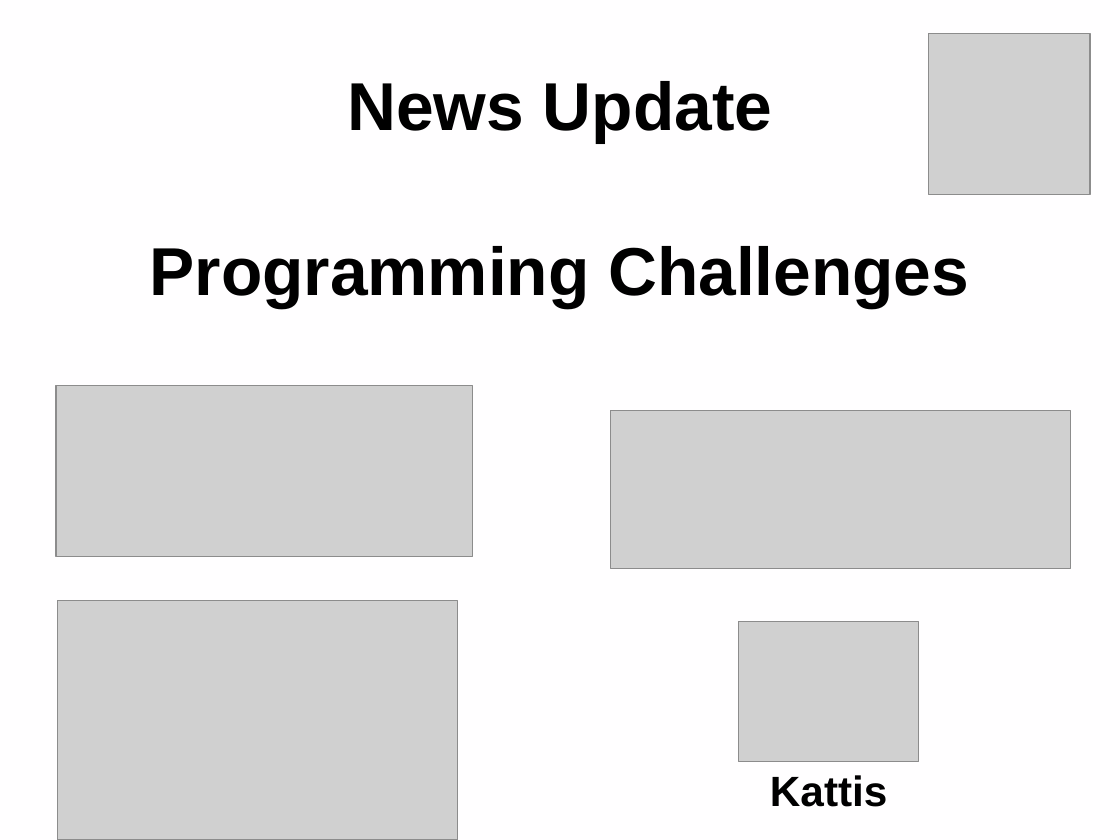
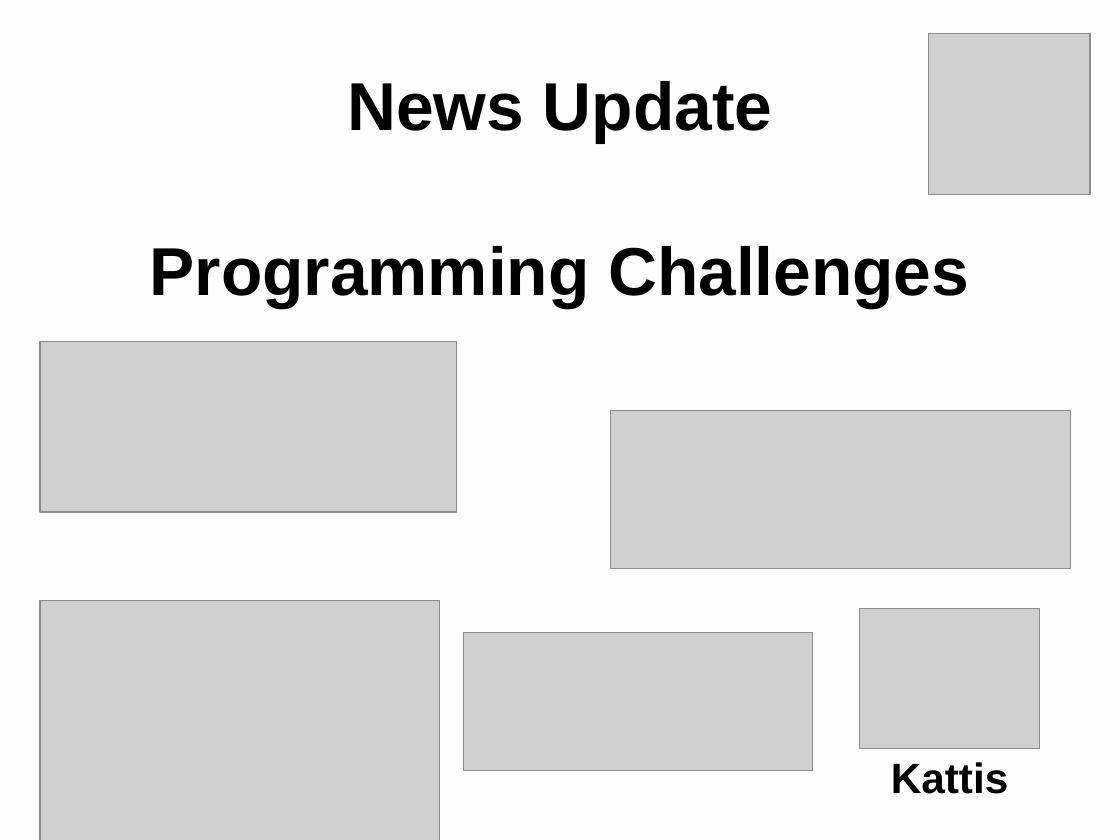
Before and after one commit to vsee/uoe_programmingclub, a slide deck: slide 7 of slides/session001_20160225.odp. Drawn at 1120x840 pixels with LibreOffice and Linux fonts; fonts in the diff are those of the drawing; grey boxes stand for pictures. Boxes give left, top, right and bottom in pixels: in the first picture for what was removed or moved away, otherwise in the second. Text is boxed around its words. In the diff, an @@ line names an element or a change of style, - is before the commit and + after.

Commit message:
leedCode added to list

```diff
--- a/slides/session001_20160225.odp
+++ b/slides/session001_20160225.odp
@@ picture: place and size @@
-picture at [56,386,473,557]
+picture at [40,341,456,512]
@@ picture: place and size @@
-picture at [57,601,457,840]
+picture at [40,601,440,840]
@@ picture: place and size @@
-picture at [739,622,919,762]
+picture at [860,608,1040,748]
@@ picture added at [464,632,813,770] @@
@@ text "Kattis": place and size @@
-text "Kattis" at [770,775,888,807]
+text "Kattis" at [891,762,1009,794]
```
